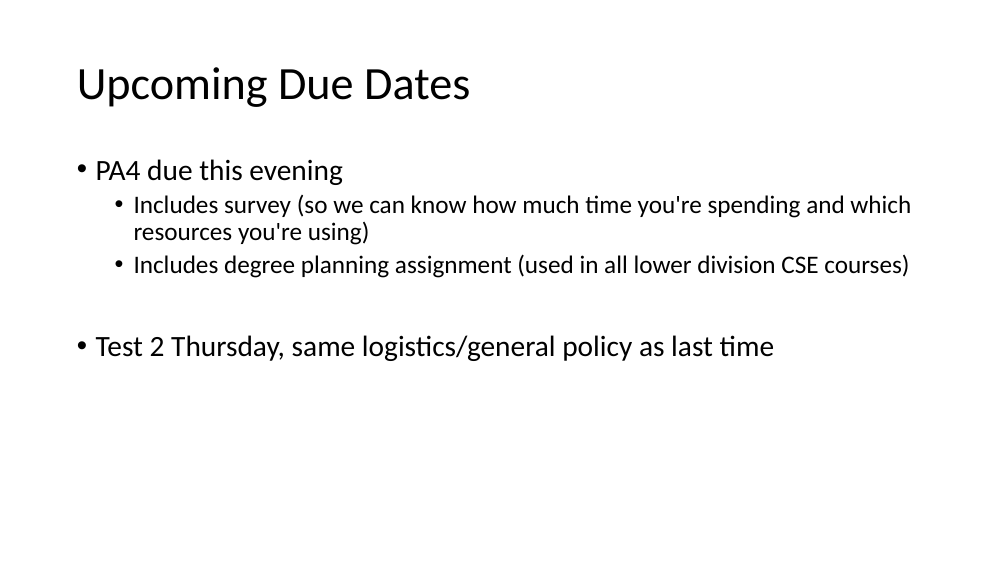
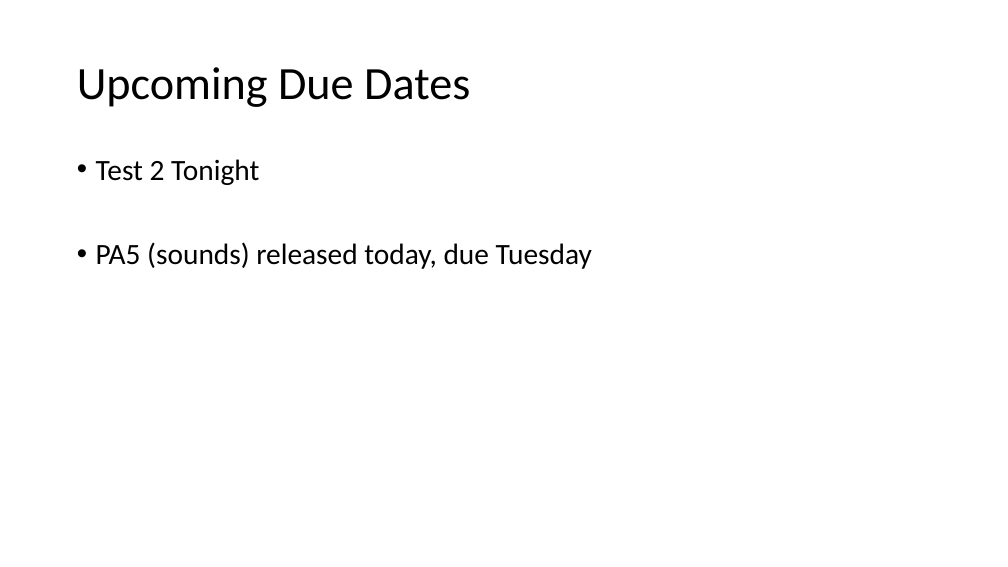
Before and after one commit to catherinefxia/ucsd-cse8a-w20.github.io, a slide deck: slide 2 of lectures/CSE8AW20-02-06-Lec10-Arrays-All-Day/CSE8AW20-02-06-Lec10-Java-Arrays-All-Day-Slides.pptx. Drawn at 1008x567 pixels with LibreOffice and Linux fonts; fonts in the diff are those of the drawing. Boxes give left, top, right and bottom in pixels: in the first picture for what was removed or moved away, otherwise in the second. Text is boxed around its words. In the diff, an @@ line names an element or a change of style, - is before the commit and + after.

```diff
--- a/lectures/CSE8AW20-02-06-Lec10-Arrays-All-Day/CSE8AW20-02-06-Lec10-Java-Arrays-All-Day-Slides.pptx
+++ b/lectures/CSE8AW20-02-06-Lec10-Arrays-All-Day/CSE8AW20-02-06-Lec10-Java-Arrays-All-Day-Slides.pptx
@@ text at box(96, 159, 592, 269): text changed; size 24 to 28 pt @@
-• PA4 due this evening
-  • Includes survey (so we can know how much time you're spending and which resources you're using)
-  • Includes degree planning assignment (used in all lower division CSE courses)
-• Test 2 Thursday, same logistics/general policy as last time
+• Test 2 Tonight
+• PA5 (sounds) released today, due Tuesday
```
Also in this commit, not shown: 11 other slides changed, 1 slide added, 5 other files.
